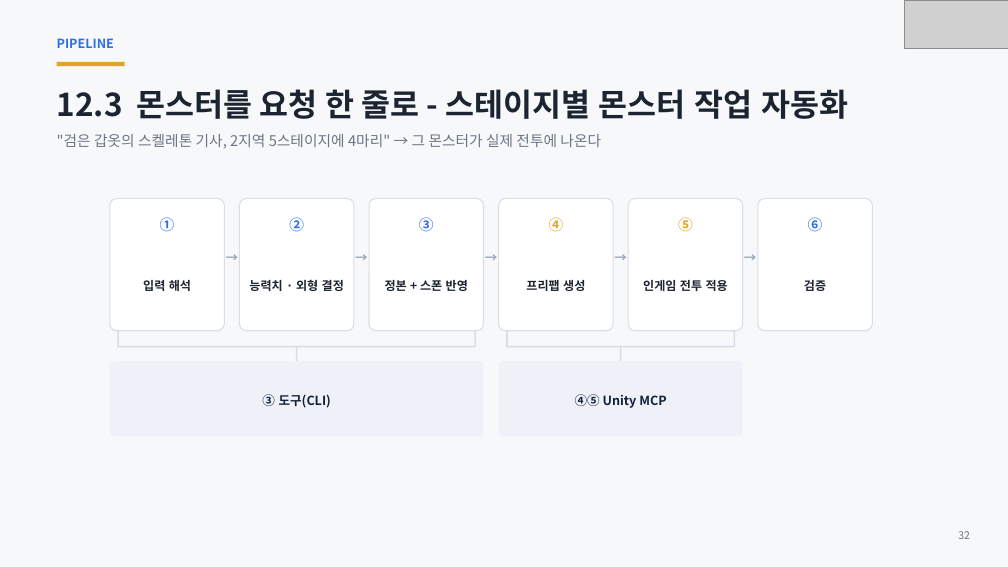
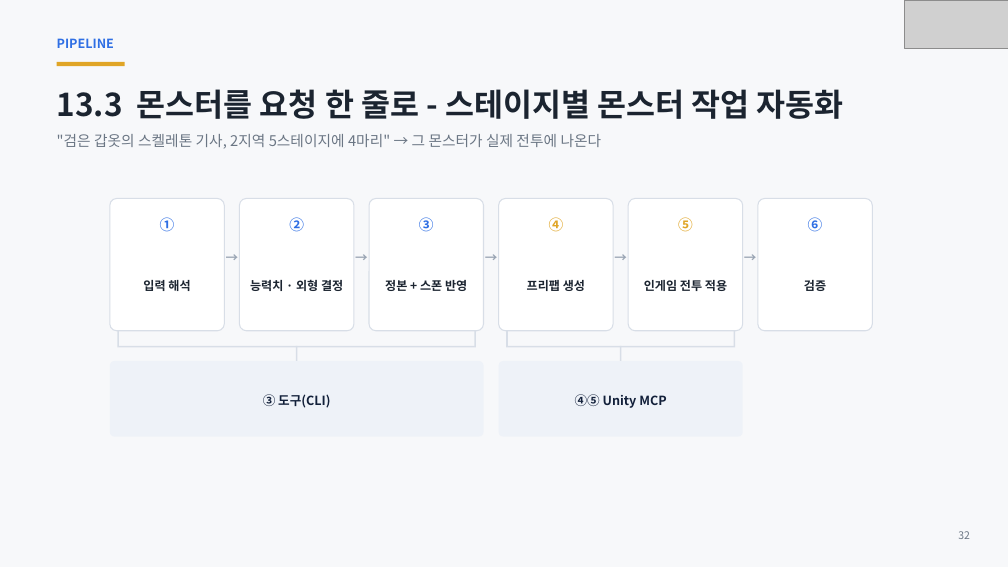
Before and after one commit to ks-wook/com2us-taskbar-hero, a slide deck: slide 32 of docs/com2us-taskbar-hero-발표자료.pptx. Drawn at 1008x567 pixels with LibreOffice and Linux fonts; fonts in the diff are those of the drawing; grey boxes stand for pictures. Boxes give left, top, right and bottom in pixels: in the first picture for what was removed or moved away, otherwise in the second. Text is boxed around its words. In the diff, an @@ line names an element or a change of style, - is before the commit and + after.

```diff
--- a/docs/com2us-taskbar-hero-발표자료.pptx
+++ b/docs/com2us-taskbar-hero-발표자료.pptx
@@ text at (57, 89, 843, 119): text changed @@
-12.3 몬스터를 요청 한 줄로 - 스테이지별 몬스터 작업 자동화
+13.3 몬스터를 요청 한 줄로 - 스테이지별 몬스터 작업 자동화
```
Also in this commit, not shown: 35 other slides changed, 2 slides added, 4 slides removed, 1 other file.
